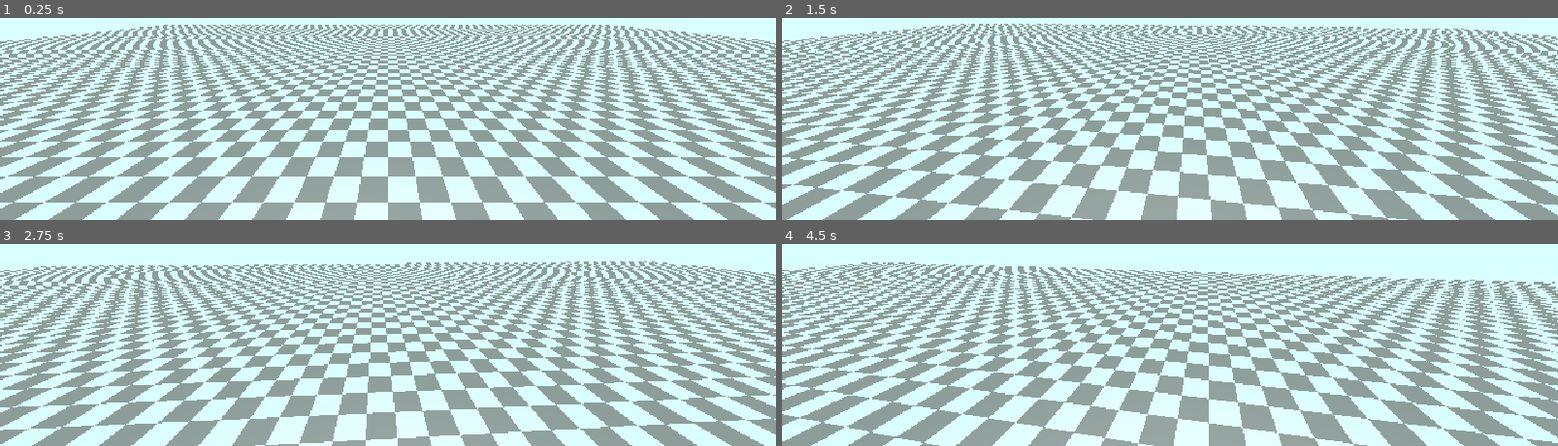
Above: before the commit, frames 1-4 (two rows, left to right).
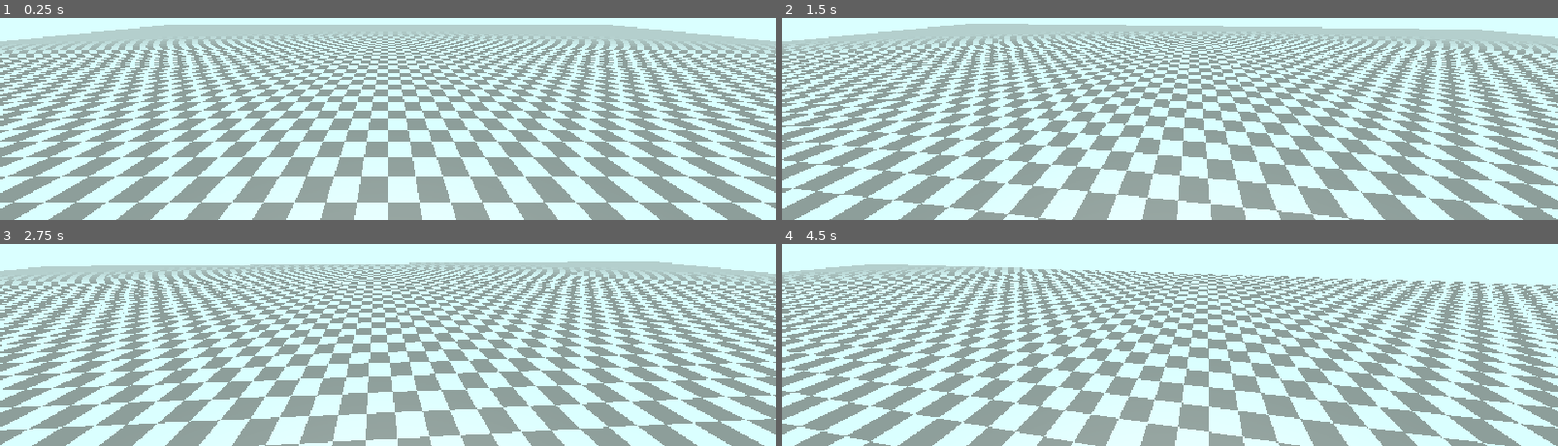
Above: after the commit, the same moments.

Repository: rkpham/vermilion
Game: Godot game, scene res://scenes/world.tscn
The game is run twice, just before and just after one commit, with the same random seed, the same clock (stepped at 60 frames per second) and the same inputs.
Inputs (mouse positions are in pixels of both pictures, inside the frame that each line leads up to):
- Up to frame 1 (0.25 s): no input
- Up to frame 2 (1.5 s): tap Enter at 0.5 s; move the mouse to (outside the picture) at 0.52 s; hold W (move_forward) from 0.53 s (still down); move the mouse to (outside the picture) at 1.27 s
- Up to frame 3 (2.75 s): keep holding W (move_forward); move the mouse to (outside the picture) at 2.02 s
- Up to frame 4 (4.5 s): keep holding W (move_forward); move the mouse to (outside the picture) at 2.77 s; move the mouse to (outside the picture) at 3.52 s; move the mouse to (outside the picture) at 4.27 s

The runs differ from the first frame. In frame 1, 7.4% of the frame differs, in the area x 0-100%, y 3-17%; in frame 2, 37%; in frame 3, 6.4%; in frame 4, 42%, in the area x 0-100%, y 9-100%.

Commit message:
assorted models

Diff:
--- /dev/null
+++ b/assets/models/angryghost.tscn
@@ -0,0 +1,5 @@
+[gd_scene load_steps=2 format=3 uid="uid://bq0unv8pyfkb3"]
+
+[ext_resource type="PackedScene" uid="uid://ddwgbas1dxqbv" path="res://assets/models/angryghost.glb" id="1_imgyl"]
+
+[node name="angryghost" instance=ExtResource("1_imgyl")]
--- /dev/null
+++ b/assets/models/bandage.tscn
@@ -0,0 +1,5 @@
+[gd_scene load_steps=2 format=3 uid="uid://dstorkqmlh8ir"]
+
+[ext_resource type="PackedScene" uid="uid://cok32kpwov1y4" path="res://assets/models/bandage.glb" id="1_7vgt1"]
+
+[node name="bandage" instance=ExtResource("1_7vgt1")]
--- /dev/null
+++ b/assets/models/ghostie.tscn
@@ -0,0 +1,8 @@
+[gd_scene load_steps=2 format=3 uid="uid://d3uylqvkt8xck"]
+
+[ext_resource type="PackedScene" uid="uid://gx05s2nrvnh8" path="res://assets/models/ghostie.glb" id="1_ha06b"]
+
+[node name="ghostie" instance=ExtResource("1_ha06b")]
+
+[node name="AnimationPlayer" parent="." index="1"]
+playback_default_blend_time = 0.2
--- /dev/null
+++ b/assets/models/key.tscn
@@ -0,0 +1,5 @@
+[gd_scene load_steps=2 format=3 uid="uid://bkip3m2jk3l1r"]
+
+[ext_resource type="PackedScene" uid="uid://45f7alxdyjmx" path="res://assets/models/key.glb" id="1_71cjq"]
+
+[node name="key" instance=ExtResource("1_71cjq")]
--- /dev/null
+++ b/assets/models/nail_model.tscn
@@ -0,0 +1,5 @@
+[gd_scene load_steps=2 format=3 uid="uid://cja7bhbvrf82g"]
+
+[ext_resource type="PackedScene" uid="uid://c47ogvg7bnl5j" path="res://assets/models/nail.glb" id="1_dq1vb"]
+
+[node name="nail" instance=ExtResource("1_dq1vb")]
--- /dev/null
+++ b/assets/models/shove.tscn
@@ -0,0 +1,10 @@
+[gd_scene load_steps=2 format=3 uid="uid://d7rcoukatcl8"]
+
+[ext_resource type="PackedScene" uid="uid://cvcvk40l5yxq4" path="res://assets/models/shove.glb" id="1_76jim"]
+
+[node name="shove" instance=ExtResource("1_76jim")]
+
+[node name="Skeleton3D" parent="Armature" index="0"]
+bones/7/rotation = Quaternion(-3.94635e-06, 3.94635e-06, 0.707107, 0.707107)
+bones/9/rotation = Quaternion(-3.94635e-06, -3.94635e-06, -0.707107, 0.707107)
+bones/11/rotation = Quaternion(-6.71544e-07, 0, 1, 0)
--- a/assets/textures/prototype/grid.tres
+++ b/assets/textures/prototype/grid.tres
@@ -7,4 +7,4 @@
 uv1_scale = Vector3(0.25, 0.25, 0.25)
 uv1_triplanar = true
 uv1_world_triplanar = true
-texture_filter = 0
+texture_filter = 4
--- a/scenes/player/player.tscn
+++ b/scenes/player/player.tscn
@@ -36,6 +36,7 @@
 script = ExtResource("2_cpvu0")
 sensitivity = 0.2
 footsteps = NodePath("../Footsteps")
+view_bob_amount = 0.03
 
 [node name="Camera3D" type="Camera3D" parent="PlayerCam"]
 current = true
Binary file added: assets/models/altar.glb
Not shown, added: assets/models/altar.glb.import
Binary file added: assets/models/altar.png
Not shown, added: assets/models/altar.png.import
Binary file added: assets/models/altar_altar.png
Not shown, added: assets/models/altar_altar.png.import
Binary file added: assets/models/angryghost.glb
Not shown, added: assets/models/angryghost.glb.import
Binary file added: assets/models/angryghost_ghostieangry.png
Not shown, added: assets/models/angryghost_ghostieangry.png.import
Binary file added: assets/models/bandage.glb
Not shown, added: assets/models/bandage.glb.import
(and 225 more such lines)
